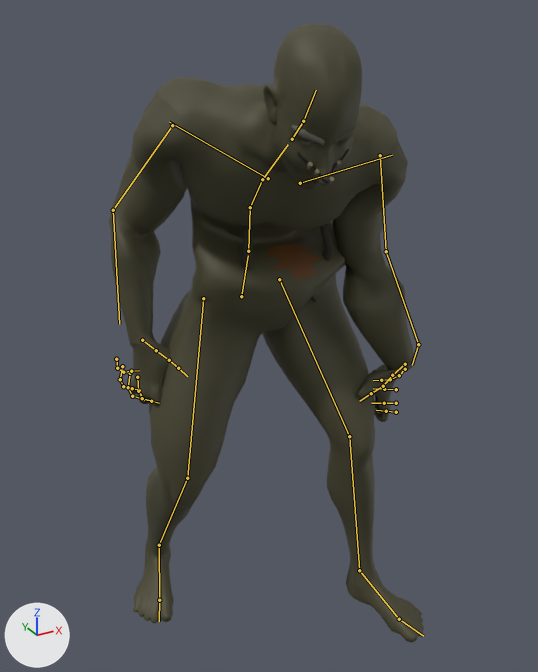
Before and after pictures for a commit that changed the glTF model outputs/AshenOathTheRoadBetweenCrowns/assets_external/design_pack_v1/creatures/M03_Bog_Wretch.glb.
Both versions are drawn from a 50 mm camera at (-0.744, -1.343, 1.436) aimed at (-0.005, 0.001, 0.764). Every picture has the same lights, and +X, +Y and +Z are marked at lower left. The first picture is the older version. Both versions are drawn at frame 29 of the action 'Idle'; the numbers are the values there. The bones that change, and the others that lie on the model, are drawn over the model as lines.

Objects in the first picture: 'M03_Connected_Anatomy_SkinnedAssembly'.
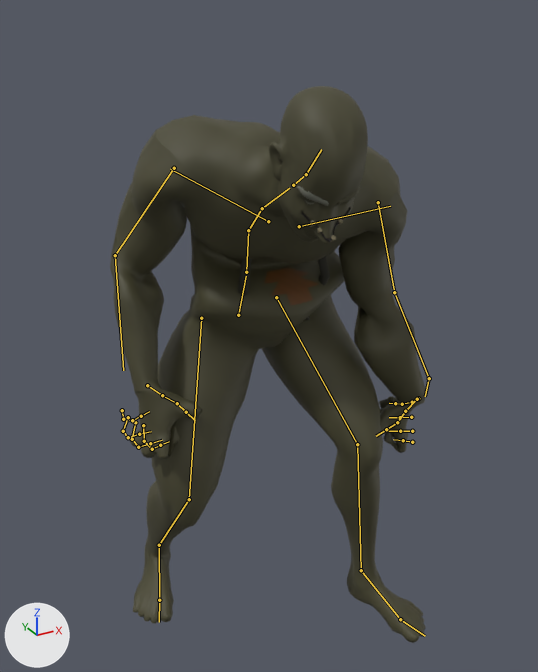
Pixel boxes [x1, y1, x2, y2] of what changed, in the pictures (538 x 672 px):
'M03_Connected_Anatomy_SkinnedAssembly', posed (10% shorter)
    before: [109, 24, 424, 643]
    after: [110, 86, 426, 643]
bone 'pelvis', root to tip
    before: (241, 296) to (248, 255)
    after: (238, 315) to (246, 276)
bone 'spine_02', root to tip
    before: (250, 207) to (262, 179)
    after: (248, 230) to (262, 208)
bone 'spine_03', root to tip
    before: (262, 179) to (288, 144)
    after: (262, 208) to (289, 188)
bone 'clavicle_l', root to tip
    before: (300, 183) to (392, 155)
    after: (299, 226) to (390, 206)
bone 'upperarm_l', root to tip
    before: (380, 155) to (386, 251)
    after: (378, 202) to (394, 292)
bone 'lowerarm_l', root to tip
    before: (386, 251) to (418, 344)
    after: (394, 292) to (429, 378)
bone 'hand_l', root to tip
    before: (418, 344) to (412, 365)
    after: (429, 378) to (425, 396)
bone 'index_03_l', root to tip
    before: (396, 412) to (386, 411)
    after: (412, 442) to (403, 440)
bone 'middle_03_l', root to tip
    before: (396, 403) to (384, 403)
    after: (412, 431) to (400, 431)
bone 'pinky_01_l', root to tip
    before: (405, 369) to (399, 375)
    after: (418, 398) to (412, 402)
bone 'pinky_02_l', root to tip
    before: (399, 375) to (390, 379)
    after: (412, 402) to (402, 404)
bone 'pinky_03_l', root to tip
    before: (390, 379) to (381, 380)
    after: (402, 404) to (395, 403)
bone 'clavicle_r', root to tip
    before: (268, 178) to (169, 122)
    after: (268, 221) to (170, 169)
bone 'upperarm_r', root to tip
    before: (172, 125) to (113, 210)
    after: (174, 168) to (115, 255)
bone 'lowerarm_r', root to tip
    before: (113, 210) to (119, 324)
    after: (115, 255) to (123, 370)
bone 'index_01_r', root to tip
    before: (137, 377) to (138, 391)
    after: (143, 425) to (144, 441)
bone 'index_02_r', root to tip
    before: (138, 391) to (143, 399)
    after: (144, 441) to (152, 449)
bone 'index_03_r', root to tip
    before: (143, 399) to (151, 401)
    after: (152, 449) to (160, 445)
bone 'middle_01_r', root to tip
    before: (130, 373) to (128, 387)
    after: (135, 422) to (132, 439)
bone 'middle_02_r', root to tip
    before: (128, 387) to (132, 396)
    after: (132, 439) to (138, 447)
bone 'middle_03_r', root to tip
    before: (132, 396) to (142, 398)
    after: (138, 447) to (150, 443)
bone 'pinky_01_r', root to tip
    before: (116, 359) to (117, 368)
    after: (122, 410) to (123, 419)
bone 'pinky_02_r', root to tip
    before: (117, 368) to (123, 372)
    after: (123, 419) to (132, 420)
bone 'pinky_03_r', root to tip
    before: (123, 372) to (131, 371)
    after: (132, 420) to (141, 416)
bone 'ring_01_r', root to tip
    before: (122, 366) to (120, 379)
    after: (128, 417) to (123, 431)
bone 'ring_02_r', root to tip
    before: (120, 379) to (123, 386)
    after: (123, 431) to (128, 437)
bone 'ring_03_r', root to tip
    before: (123, 386) to (132, 388)
    after: (128, 437) to (139, 434)
bone 'thumb_01_r', root to tip
    before: (142, 340) to (156, 350)
    after: (147, 385) to (162, 395)
bone 'thumb_02_r', root to tip
    before: (156, 350) to (169, 360)
    after: (162, 395) to (177, 403)
bone 'thumb_03_r', root to tip
    before: (169, 360) to (178, 368)
    after: (177, 403) to (186, 412)
bone 'Head', root to tip
    before: (303, 121) to (316, 90)
    after: (306, 174) to (321, 149)
bone 'thigh_l', root to tip
    before: (279, 279) to (349, 436)
    after: (276, 297) to (357, 444)
bone 'calf_l', root to tip
    before: (349, 436) to (359, 570)
    after: (357, 444) to (361, 570)
bone 'foot_l', root to tip
    before: (359, 570) to (399, 619)
    after: (361, 570) to (400, 619)
bone 'thigh_r', root to tip
    before: (203, 298) to (187, 478)
    after: (201, 318) to (189, 499)
bone 'calf_r', root to tip
    before: (187, 478) to (159, 545)
    after: (189, 499) to (159, 545)

The edits, one by one:
Bone 'pelvis' (bone_pelvis) moves from (-0.001, -0.143, -0.068) to (-0.001, -0.201, -0.069).
Bone 'pelvis' (bone_pelvis) turns from (-2, 8, -3) to (0, 8, -3) degrees about its own x, y and z.
Bone 'spine_02' (bone_spine_02) turns from (51, -20, 1) to (53, -20, 1) degrees about its own x, y and z.
Bone 'spine_03' (bone_spine_03) turns from (23, -12, -6) to (26, -12, -7) degrees about its own x, y and z.
Bone 'clavicle_l' (bone_clavicle_l) turns from (-6, -2, -2) to (-7, -2, -6) degrees about its own x, y and z.
Bone 'upperarm_l' (bone_upperarm_l) turns from (44, 17, -38) to (43, 11, -25) degrees about its own x, y and z.
Bone 'lowerarm_l' (bone_lowerarm_l) turns from (19, -70, 7) to (6, -78, 14) degrees about its own x, y and z.
Bone 'hand_l' (bone_hand_l) turns from (-26, 26, -33) to (-26, 27, -30) degrees about its own x, y and z.
Bone 'index_03_l' (bone_index_03_l) turns from (50, 1, 0) to (55, 1, 0) degrees about its own x, y and z.
Bone 'middle_03_l' (bone_middle_03_l) turns from (50, -1, 0) to (55, -1, -1) degrees about its own x, y and z.
Bone 'pinky_01_l' (bone_pinky_01_l) turns from (10, 0, -17) to (16, 2, -26) degrees about its own x, y and z.
Bone 'pinky_02_l' (bone_pinky_02_l) turns from (29, -7, 0) to (46, -12, 0) degrees about its own x, y and z.
Bone 'pinky_03_l' (bone_pinky_03_l) turns from (34, -1, 0) to (55, -2, -1) degrees about its own x, y and z.
Bone 'clavicle_r' (bone_clavicle_r) turns from (-6, 3, 3) to (-8, 2, 7) degrees about its own x, y and z.
Bone 'upperarm_r' (bone_upperarm_r) turns from (35, -17, 47) to (46, -16, 36) degrees about its own x, y and z.
Bone 'lowerarm_r' (bone_lowerarm_r) turns from (47, 6, 0) to (52, 21, -1) degrees about its own x, y and z.
Bone 'index_01_r' (bone_index_01_r) turns from (-9, -1, -6) to (-14, -1, -10) degrees about its own x, y and z.
Bone 'index_02_r' (bone_index_02_r) turns from (30, -2, 0) to (47, -3, 0) degrees about its own x, y and z.
Bone 'index_03_r' (bone_index_03_r) turns from (35, -1, 0) to (55, -1, 0) degrees about its own x, y and z.
Bone 'middle_01_r' (bone_middle_01_r) turns from (-10, 0, 6) to (-16, 1, 9) degrees about its own x, y and z.
Bone 'middle_02_r' (bone_middle_02_r) turns from (30, 1, 0) to (47, 2, 0) degrees about its own x, y and z.
Bone 'middle_03_r' (bone_middle_03_r) turns from (35, 1, 0) to (55, 1, 1) degrees about its own x, y and z.
Bone 'pinky_01_r' (bone_pinky_01_r) turns from (10, -1, 17) to (16, -2, 26) degrees about its own x, y and z.
Bone 'pinky_02_r' (bone_pinky_02_r) turns from (30, 7, 0) to (46, 12, 0) degrees about its own x, y and z.
Bone 'pinky_03_r' (bone_pinky_03_r) turns from (35, 1, 0) to (55, 2, 1) degrees about its own x, y and z.
Bone 'ring_01_r' (bone_ring_01_r) turns from (-9, 1, 15) to (-14, 3, 24) degrees about its own x, y and z.
Bone 'ring_02_r' (bone_ring_02_r) turns from (30, 3, 0) to (47, 3, 1) degrees about its own x, y and z.
Bone 'ring_03_r' (bone_ring_03_r) turns from (35, 1, 0) to (55, 2, 1) degrees about its own x, y and z.
Bone 'thumb_01_r' (bone_thumb_01_r) turns from (-1, 0, -6) to (-2, -1, -10) degrees about its own x, y and z.
Bone 'thumb_02_r' (bone_thumb_02_r) turns from (-12, 0, 3) to (-19, 0, 4) degrees about its own x, y and z.
Bone 'thumb_03_r' (bone_thumb_03_r) turns from (26, 2, -5) to (41, 5, -8) degrees about its own x, y and z.
Bone 'Head' (bone_head) turns from (2, 7, 0) to (-1, 7, -2) degrees about its own x, y and z.
Bone 'thigh_l' (bone_thigh_l) turns from (-38, 0, 0) to (-50, 1, 2) degrees about its own x, y and z.
Bone 'calf_l' (bone_calf_l) turns from (35, 13, -1) to (50, 14, -1) degrees about its own x, y and z.
Bone 'foot_l' (bone_foot_l) turns from (7, -13, -11) to (3, -14, -9) degrees about its own x, y and z.
Bone 'thigh_r' (bone_thigh_r) turns from (-11, 2, 17) to (-21, 4, 20) degrees about its own x, y and z.
Bone 'calf_r' (bone_calf_r) turns from (45, 23, -3) to (60, 22, -2) degrees about its own x, y and z.
Bone 'foot_r' (bone_foot_r) turns from (-26, 11, -5) to (-32, 11, -6) degrees about its own x, y and z.
